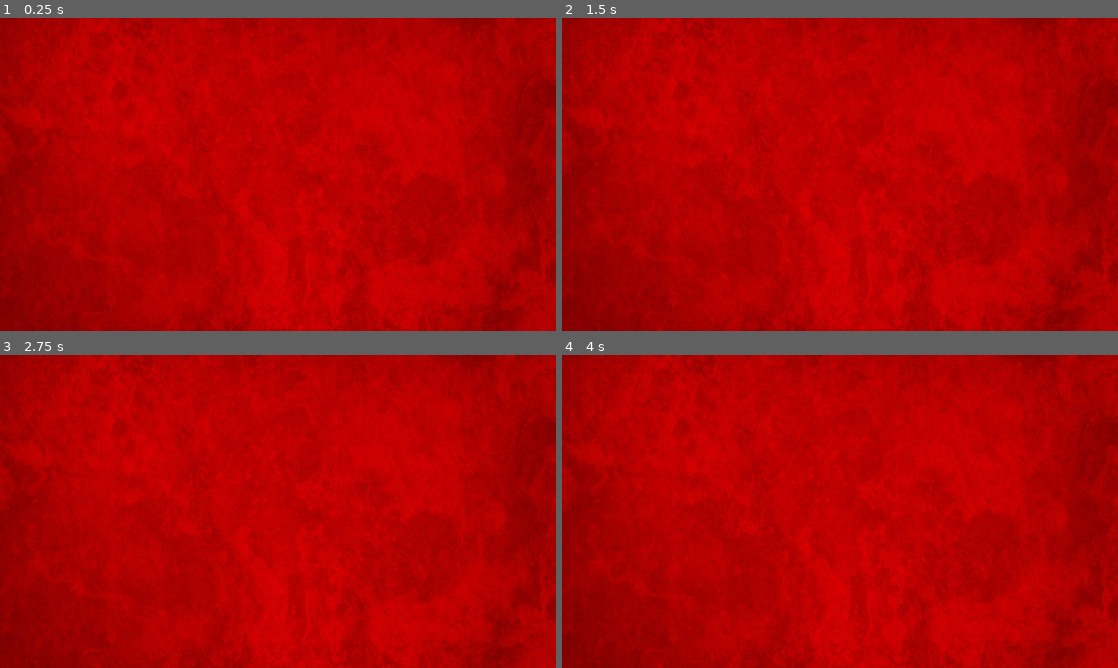
Above: before the commit, frames 1-4 (two rows, left to right).
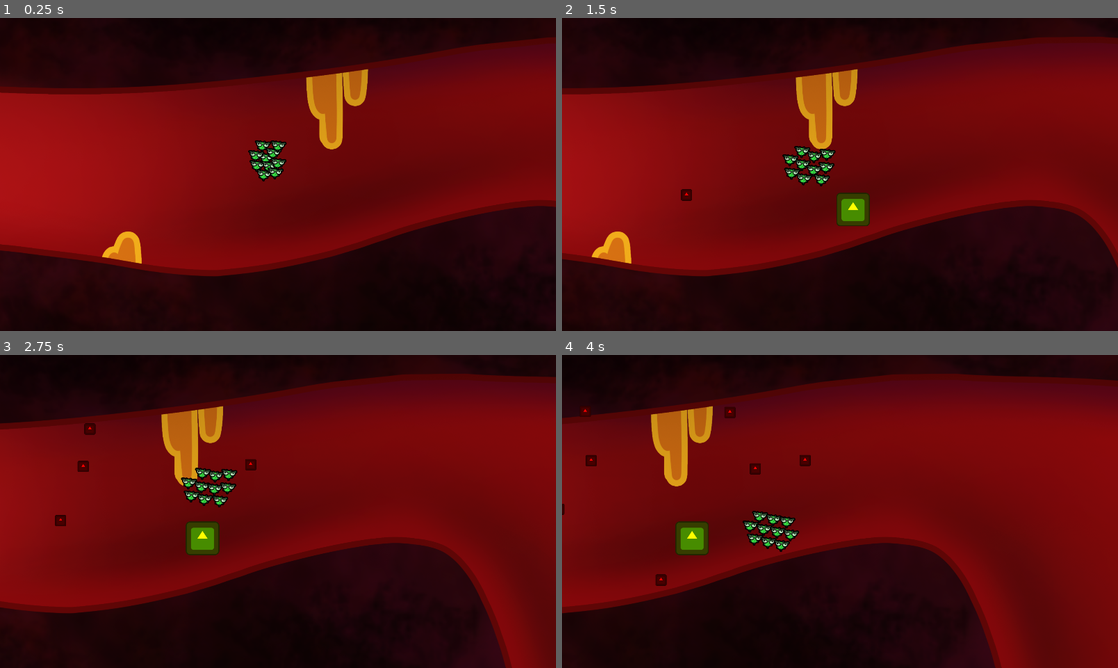
Above: after the commit, the same moments.

Repository: Boris14/GMTKGameJam2024
Game: Godot game, scene res://Scenes/Main.tscn
Two runs of this game, one before a commit and one after it. Both use one fixed random seed, a clock stepped at 60 frames per second and the inputs below. The engine's default icon, where the game draws it, is replaced by a stand-in: a white triangle on a blue panel in a dark square.
Inputs (mouse positions are in pixels of both pictures, inside the frame that each line leads up to):
- Up to frame 1 (0.25 s): no input
- Up to frame 2 (1.5 s): move the mouse to (962, 158) at 0.52 s; click (962, 158) at 0.67 s; move the mouse to (728, 190) at 1.27 s; click (728, 190) at 1.42 s
- Up to frame 3 (2.75 s): move the mouse to (333, 442) at 2.02 s; click (333, 442) at 2.17 s
- Up to frame 4 (4 s): move the mouse to (812, 574) at 2.77 s; click (812, 574) at 2.92 s; move the mouse to (1006, 558) at 3.52 s; click (1006, 558) at 3.67 s

The runs differ from the first frame. In frame 1, 92% of the frame differs, in the area x 0-100%, y 0-100%; in frame 2, 95%; in frame 3, 96%; in frame 4, 97%.

Commit message:
First "playable" level

Diff:
--- a/Scenes/Bacteria.tscn
+++ b/Scenes/Bacteria.tscn
@@ -1,14 +1,24 @@
-[gd_scene load_steps=4 format=3 uid="uid://2am0ed8ir5co"]
+[gd_scene load_steps=10 format=3 uid="uid://2am0ed8ir5co"]
 
 [ext_resource type="Script" path="res://Scripts/Bacteria.gd" id="1_tx7fs"]
 [ext_resource type="PackedScene" uid="uid://nd8dp5ps2alk" path="res://Scenes/Bacterium.tscn" id="2_xf4yk"]
 [ext_resource type="Texture2D" uid="uid://d1tncnbn0mc5v" path="res://Assets/icon.svg" id="3_0ul33"]
+[ext_resource type="AudioStream" uid="uid://dle7ul24ylrn2" path="res://Audio/sfx_character_split_long_01.wav" id="3_1tejb"]
+[ext_resource type="AudioStream" uid="uid://s05sf5jyx3cw" path="res://Audio/sfx_character_split_short_01.wav" id="4_0phlm"]
+[ext_resource type="AudioStream" uid="uid://dd14k7nk2qia2" path="res://Audio/sfx_character_split_short_02.wav" id="5_5u7mv"]
+[ext_resource type="AudioStream" uid="uid://ctpguv38ghojs" path="res://Audio/sfx_character_shrink_01.wav" id="6_iy35o"]
+[ext_resource type="AudioStream" uid="uid://d2jphtkrdrk03" path="res://Audio/sfx_character_shrink_02.wav" id="7_pwi2v"]
+[ext_resource type="AudioStream" uid="uid://dkitg2637jqn0" path="res://Audio/sfx_character_shrink_03.wav" id="8_ct075"]
 
 [node name="Bacteria" type="Node2D"]
 script = ExtResource("1_tx7fs")
-backterium_scene = ExtResource("2_xf4yk")
+bacterium_scene = ExtResource("2_xf4yk")
+spawn_sounds = Array[AudioStream]([ExtResource("3_1tejb"), ExtResource("4_0phlm"), ExtResource("5_5u7mv")])
+remove_sounds = Array[AudioStream]([ExtResource("6_iy35o"), ExtResource("7_pwi2v"), ExtResource("8_ct075")])
 
 [node name="BacteriaCenter" type="Sprite2D" parent="."]
 visible = false
 position = Vector2(0, -1)
 texture = ExtResource("3_0ul33")
+
+[node name="AudioStreamPlayer" type="AudioStreamPlayer" parent="."]
--- a/Scenes/Bacterium.tscn
+++ b/Scenes/Bacterium.tscn
@@ -1,17 +1,16 @@
 [gd_scene load_steps=4 format=3 uid="uid://nd8dp5ps2alk"]
 
-[ext_resource type="Texture2D" uid="uid://d1tncnbn0mc5v" path="res://Assets/icon.svg" id="1_i1odc"]
 [ext_resource type="Script" path="res://Scripts/Bacterium.gd" id="1_r1wcf"]
+[ext_resource type="Texture2D" uid="uid://eusqv4qdwxj" path="res://Assets/bakteriq.png" id="2_w3wkt"]
 
 [sub_resource type="CircleShape2D" id="CircleShape2D_7r5fa"]
-radius = 14.1421
+radius = 15.0
 
 [node name="Bacterium" type="CharacterBody2D" groups=["bacterium"]]
 script = ExtResource("1_r1wcf")
 
 [node name="Sprite2D" type="Sprite2D" parent="."]
-scale = Vector2(0.3, 0.3)
-texture = ExtResource("1_i1odc")
+texture = ExtResource("2_w3wkt")
 
 [node name="CollisionShape2D" type="CollisionShape2D" parent="."]
 shape = SubResource("CircleShape2D_7r5fa")
--- a/Scenes/Enemy/enemy.tscn
+++ b/Scenes/Enemy/enemy.tscn
@@ -1,7 +1,11 @@
-[gd_scene load_steps=4 format=3 uid="uid://bo61pcdr1iw2w"]
+[gd_scene load_steps=8 format=3 uid="uid://bo61pcdr1iw2w"]
 
 [ext_resource type="Script" path="res://Scripts/Enemy/AOEEnemy.gd" id="1_bugk0"]
 [ext_resource type="Texture2D" uid="uid://d1tncnbn0mc5v" path="res://Assets/icon.svg" id="1_cfkou"]
+[ext_resource type="AudioStream" uid="uid://c1qcfi2efjxwk" path="res://Audio/sfx_character_hit_01.wav" id="2_miarl"]
+[ext_resource type="AudioStream" uid="uid://c3hefghrn4r22" path="res://Audio/sfx_character_hit_02.wav" id="3_4mpc1"]
+[ext_resource type="AudioStream" uid="uid://ceykrempdt1bx" path="res://Audio/sfx_character_hit_03.wav" id="4_x0g6b"]
+[ext_resource type="AudioStream" uid="uid://lobs8xjxks0n" path="res://Audio/sfx_character_hit_04.wav" id="5_q1ycc"]
 
 [sub_resource type="CircleShape2D" id="CircleShape2D_0ngu5"]
 radius = 0.1
@@ -9,6 +13,7 @@
 [node name="Enemy" type="CharacterBody2D"]
 script = ExtResource("1_bugk0")
 max_health = 5
+hit_sounds = Array[AudioStream]([ExtResource("2_miarl"), ExtResource("3_4mpc1"), ExtResource("4_x0g6b"), ExtResource("5_q1ycc")])
 
 [node name="Icon" type="Sprite2D" parent="."]
 z_index = 1
@@ -17,3 +22,5 @@
 
 [node name="CollisionShape2D" type="CollisionShape2D" parent="."]
 shape = SubResource("CircleShape2D_0ngu5")
+
+[node name="AudioStreamPlayer" type="AudioStreamPlayer" parent="."]
--- a/Scenes/Main.tscn
+++ b/Scenes/Main.tscn
@@ -1,17 +1,94 @@
-[gd_scene load_steps=4 format=3 uid="uid://cypu6v8555nk4"]
+[gd_scene load_steps=15 format=3 uid="uid://cypu6v8555nk4"]
 
-[ext_resource type="Texture2D" uid="uid://dfg4rybeg3mei" path="res://Assets/360_F_297455425_lNivJ7rm7LPLuApu3jx36L02PeLllDxN.jpg" id="1_c1gtc"]
+[ext_resource type="Script" path="res://Scripts/Main.gd" id="1_w3i5e"]
 [ext_resource type="PackedScene" uid="uid://cdesohqtr0jpy" path="res://Scenes/Enemy/enemy_spawner.tscn" id="3_4guve"]
 [ext_resource type="PackedScene" uid="uid://2am0ed8ir5co" path="res://Scenes/Bacteria.tscn" id="3_kpg0x"]
+[ext_resource type="Texture2D" uid="uid://clmgi24pvhniw" path="res://Assets/first map/tile 1.png" id="3_q1n2g"]
+[ext_resource type="Texture2D" uid="uid://dwwkw08o34pit" path="res://Assets/first map/tile 2.png" id="4_45hd7"]
+[ext_resource type="Texture2D" uid="uid://cqlt1j2gmcumx" path="res://Assets/first map/tile 3.png" id="5_faqba"]
+[ext_resource type="Texture2D" uid="uid://dfbw2dbskw387" path="res://Assets/first map/tile 4.png" id="6_snfvs"]
+[ext_resource type="Texture2D" uid="uid://1bslyy67amib" path="res://Assets/first map/tile 5.png" id="7_ljom2"]
+[ext_resource type="Texture2D" uid="uid://0cyijlqtqqi5" path="res://Assets/first map/tile 6.png" id="8_ud62q"]
+[ext_resource type="Texture2D" uid="uid://bh7uuqhttyuee" path="res://Assets/first map/tile 7.png" id="9_bom7c"]
+[ext_resource type="Texture2D" uid="uid://dkpisxv60l1u4" path="res://Assets/first map/tile 8.png" id="10_fa17k"]
+[ext_resource type="Script" path="res://Scripts/CameraMarker.gd" id="11_aqhmd"]
+[ext_resource type="Texture2D" uid="uid://bd60wqaro2p2y" path="res://Assets/first map/tile 9.png" id="11_ui88e"]
+[ext_resource type="AudioStream" uid="uid://b0lm467ab888g" path="res://Audio/atm_blood_1.wav" id="14_85iis"]
 
-[node name="Node2D" type="Node2D"]
+[node name="Main" type="Node2D"]
+script = ExtResource("1_w3i5e")
+camera_speed = 200.0
 
-[node name="Background" type="Sprite2D" parent="."]
-position = Vector2(945.5, 541.75)
-scale = Vector2(2.25056, 3.11806)
-texture = ExtResource("1_c1gtc")
+[node name="Camera2D" type="Camera2D" parent="."]
+position = Vector2(960, 540)
+limit_left = 0
+limit_top = 0
+limit_right = 9600
+
+[node name="Background" type="Node" parent="."]
+
+[node name="Tile1" type="Sprite2D" parent="Background"]
+position = Vector2(960, 540)
+texture = ExtResource("3_q1n2g")
+
+[node name="Tile2" type="Sprite2D" parent="Background"]
+position = Vector2(2880, 540)
+texture = ExtResource("4_45hd7")
+
+[node name="Tile3" type="Sprite2D" parent="Background"]
+position = Vector2(2880, 1616)
+texture = ExtResource("5_faqba")
+
+[node name="Tile4" type="Sprite2D" parent="Background"]
+position = Vector2(2880, 2696)
+texture = ExtResource("6_snfvs")
+
+[node name="Tile5" type="Sprite2D" parent="Background"]
+position = Vector2(4800, 2696)
+texture = ExtResource("7_ljom2")
+
+[node name="Tile6" type="Sprite2D" parent="Background"]
+position = Vector2(6720, 2696)
+texture = ExtResource("8_ud62q")
+
+[node name="Tile7" type="Sprite2D" parent="Background"]
+position = Vector2(6720, 1615)
+texture = ExtResource("9_bom7c")
+
+[node name="Tile8" type="Sprite2D" parent="Background"]
+position = Vector2(6720, 534)
+texture = ExtResource("10_fa17k")
+
+[node name="Tile9" type="Sprite2D" parent="Background"]
+position = Vector2(8640, 534)
+texture = ExtResource("11_ui88e")
+
+[node name="CameraMarkers" type="Node" parent="."]
+unique_name_in_owner = true
+
+[node name="CameraDown" type="Marker2D" parent="CameraMarkers"]
+position = Vector2(2880, 536)
+script = ExtResource("11_aqhmd")
+camera_direction = 2
+
+[node name="CameraForward" type="Marker2D" parent="CameraMarkers"]
+position = Vector2(2880, 2696)
+script = ExtResource("11_aqhmd")
+
+[node name="CameraUp" type="Marker2D" parent="CameraMarkers"]
+position = Vector2(6720, 2696)
+script = ExtResource("11_aqhmd")
+camera_direction = 1
+
+[node name="CameraForward2" type="Marker2D" parent="CameraMarkers"]
+position = Vector2(6720, 534)
+script = ExtResource("11_aqhmd")
+
+[node name="EnemySpawner" parent="." instance=ExtResource("3_4guve")]
 
 [node name="Bacteria" parent="." instance=ExtResource("3_kpg0x")]
-position = Vector2(0, -2)
+z_index = 1
 
-[node name="EnemySpawner" parent="." instance=ExtResource("3_4guve")]
+[node name="BloodSound" type="AudioStreamPlayer" parent="."]
+stream = ExtResource("14_85iis")
+autoplay = true
--- a/Scripts/Bacteria.gd
+++ b/Scripts/Bacteria.gd
@@ -1,14 +1,23 @@
 extends Node2D
 class_name Bacteria
 
-@export var backterium_scene : PackedScene
+@export var bacterium_scene : PackedScene
 @export var spawn_check_increment := 20.0
 @export var min_bacteria_count := 3
 @export var max_bacteria_count := 200
-@export var scroll_spawn_count := 1
+@export var start_bacteria_count := 10
+@export var initial_bacteria_position := Vector2(960, 540)
+@export var scroll_spawn_count := 2
+
+@export var spawn_sounds : Array[AudioStream]
+@export var remove_sounds : Array[AudioStream]
+
+@onready var audio_player := $AudioStreamPlayer
 
 func _ready():
 	global_position = Vector2.ZERO
+	for i in range(start_bacteria_count):
+		spawn_bacterium()
 
 func _physics_process(delta):
 	$BacteriaCenter.position = get_bacteria_position()
@@ -36,34 +45,36 @@
 			farthest_dist = distance
 
 	if is_instance_valid(farthest_bacterium):
+		play_remove_sound()
 		farthest_bacterium.queue_free()
+		remove_child(farthest_bacterium)
 
 
 func spawn_bacterium():
 	if get_bacteria_count() >= max_bacteria_count:
 		return
 
-	var bacterium := backterium_scene.instantiate() as Bacterium
-	add_child(bacterium)
+	var bacterium := bacterium_scene.instantiate() as Bacterium
 
 	var spawn_points = generate_spiral_points(get_bacteria_position(), 1000, spawn_check_increment)
-
-	var can_spawn = false
+	var is_spawned = false
 
 	for point in spawn_points:
-		if can_spawn(bacterium.collision, point):
+		if can_spawn(15, point):
 			bacterium.global_position = point
-			can_spawn = true
+			add_child(bacterium)
+			is_spawned = true
+			play_spawn_sound()
 			break
 
-	if not can_spawn:
+	if not is_spawned:
 		bacterium.queue_free()
 
 func get_bacteria() -> Array[Bacterium]:
-	var result : Array[Bacterium]
+	var result : Array[Bacterium] = []
 
 	for child in get_children(true):
-		if child is Bacterium:
+		if child is Bacterium and child.is_in_group("bacterium"):
 			result.append(child)
 
 	return result
@@ -72,25 +83,43 @@
 	return get_bacteria().size()
 
 func get_bacteria_position() -> Vector2:
-	var bacteria_count := get_bacteria_count()
+	var bacteria_count = get_bacteria_count()
 
 	if bacteria_count <= 0:
-		return Vector2.ZERO
+		return initial_bacteria_position
 
 	var sum_positions := Vector2.ZERO
 
 	for bacterium in get_bacteria():
+		if not is_instance_valid(bacterium):
+			remove_child(bacterium)
 		sum_positions += bacterium.global_position
 
 	return sum_positions / bacteria_count
 
-func can_spawn(collision : CollisionShape2D, position : Vector2) -> bool:
+func can_spawn(body_radius : float, position : Vector2) -> bool:
 	var params := PhysicsShapeQueryParameters2D.new()
-	params.shape = collision.shape
+	var circle_shape := CircleShape2D.new()
+	circle_shape.radius = body_radius
+	params.shape = circle_shape
 	params.transform = Transform2D(0, position)
 	var hits : Array = get_world_2d().direct_space_state.intersect_shape(params)
 
 	return hits.size() == 0
+
+func play_spawn_sound():
+	if spawn_sounds.is_empty() or audio_player.playing:
+		return
+
+	audio_player.stream = spawn_sounds.pick_random()
+	audio_player.play()
+
+func play_remove_sound():
+	if remove_sounds.is_empty() or audio_player.playing:
+		return
+
+	audio_player.stream = remove_sounds.pick_random()
+	audio_player.play()
 
 func generate_spiral_points(origin: Vector2, points_count: int, increment: int) -> Array:
 	var result = []
--- a/Scripts/Bacterium.gd
+++ b/Scripts/Bacterium.gd
@@ -1,7 +1,7 @@
 extends CharacterBody2D
 class_name Bacterium
 
-@export var max_speed := 200.0
+@export var max_speed := 300.0
 
 @export var detection_radius = 30.0
 @export var separation_strength := 15.0
@@ -13,7 +13,7 @@
 
 func _physics_process(delta):
 	var mouse_offset = get_global_mouse_position() - global_position
-	var max_speed_distance = get_viewport_rect().size.length() / 4
+	var max_speed_distance = get_viewport_rect().size.length() / 6
 	var speed = min(remap(mouse_offset.length(), 0, max_speed_distance, 0, max_speed), max_speed)
 
 	# For Performance:
--- /dev/null
+++ b/Scripts/CameraMarker.gd
@@ -0,0 +1,24 @@
+extends Marker2D
+class_name CameraMarker
+
+enum CameraDirection
+{
+	FORWARD,
+	UP,
+	DOWN,
+}
+
+@export var camera_direction : CameraDirection
+
+func get_camera_direction() -> Vector2:
+	var result := Vector2.ZERO
+
+	match(camera_direction):
+		CameraDirection.UP:
+			result = Vector2.UP
+		CameraDirection.DOWN:
+			result = Vector2.DOWN
+		CameraDirection.FORWARD:
+			result = Vector2.RIGHT
+
+	return result
--- a/Scripts/Enemy/AOEEnemy.gd
+++ b/Scripts/Enemy/AOEEnemy.gd
@@ -82,4 +82,5 @@
 				if position.distance_to(b.position) < aoe_radius():
 					#b.death()
 					b.queue_free()
+
 			current_state = State.MOVE
--- a/Scripts/Enemy/Enemy.gd
+++ b/Scripts/Enemy/Enemy.gd
@@ -5,6 +5,9 @@
 @export var max_health: int = 1
 @export var movement_speed: float = 100.0
 @export var radius: float = 70.0
+@export var hit_sounds : Array[AudioStream]
+
+@onready var audio_player := $AudioStreamPlayer
 
 func _ready() -> void:
 	pass
@@ -19,6 +22,7 @@
 	move_and_slide()
 	for b in get_tree().get_nodes_in_group("bacterium"):
 		if position.distance_to(b.position) < radius:
+			play_hit_sound()
 			take_damage()
 			b.queue_free()
 
@@ -42,3 +46,10 @@
 			closest_bacterium = bacterium
 
 	return closest_bacterium.position
+
+func play_hit_sound():
+	if hit_sounds.is_empty() or audio_player.playing:
+		return
+
+	audio_player.stream = hit_sounds.pick_random()
+	audio_player.play()
--- a/Scripts/Enemy/ShooterEnemy.gd
+++ b/Scripts/Enemy/ShooterEnemy.gd
@@ -35,7 +35,7 @@
 					current_state = State.MOVE
 
 func shoot():
-	print("Shoot Tank cell")  # Replace with actual shooting logic
+	#print("Shoot Tank cell")  # Replace with actual shooting logic
 
 
 	# Instance the scene
--- /dev/null
+++ b/Scripts/Main.gd
@@ -0,0 +1,31 @@
+extends Node2D
+
+@export var camera_speed := 70.0
+@export var camera_marker_detection_radius := 10
+
+@onready var camera = $Camera2D
+
+var camera_direction := Vector2(1, 0)
+var camera_markers : Array[CameraMarker]
+
+func _ready():
+	for marker in %CameraMarkers.get_children():
+		camera_markers.append(marker)
+
+
+func _physics_process(delta):
+	camera.position += delta * camera_speed * camera_direction
+
+	var index_to_remove := -1
+	for i in range(camera_markers.size()):
+		var marker = camera_markers[i]
+		if (marker.position - camera.position).length() <= camera_marker_detection_radius:
+			camera_direction = marker.get_camera_direction()
+			camera.position = marker.position
+			index_to_remove = i
+
+	if index_to_remove >= 0:
+		var marker_to_remove = camera_markers[index_to_remove]
+		camera_markers.remove_at(index_to_remove)
+		marker_to_remove.queue_free()
+		remove_child(marker_to_remove)
Binary file removed: Assets/360_F_297455425_lNivJ7rm7LPLuApu3jx36L02PeLllDxN.jpg
Not shown, removed: Assets/360_F_297455425_lNivJ7rm7LPLuApu3jx36L02PeLllDxN.jpg.import
Binary file added: Assets/first map/tile 1.png
Not shown, added: Assets/first map/tile 1.png.import
Binary file added: Assets/first map/tile 2.png
Not shown, added: Assets/first map/tile 2.png.import
Binary file added: Assets/first map/tile 3.png
Not shown, added: Assets/first map/tile 3.png.import
Binary file added: Assets/first map/tile 4.png
Not shown, added: Assets/first map/tile 4.png.import
Binary file added: Assets/first map/tile 5.png
Not shown, added: Assets/first map/tile 5.png.import
(and 32 more such lines)
